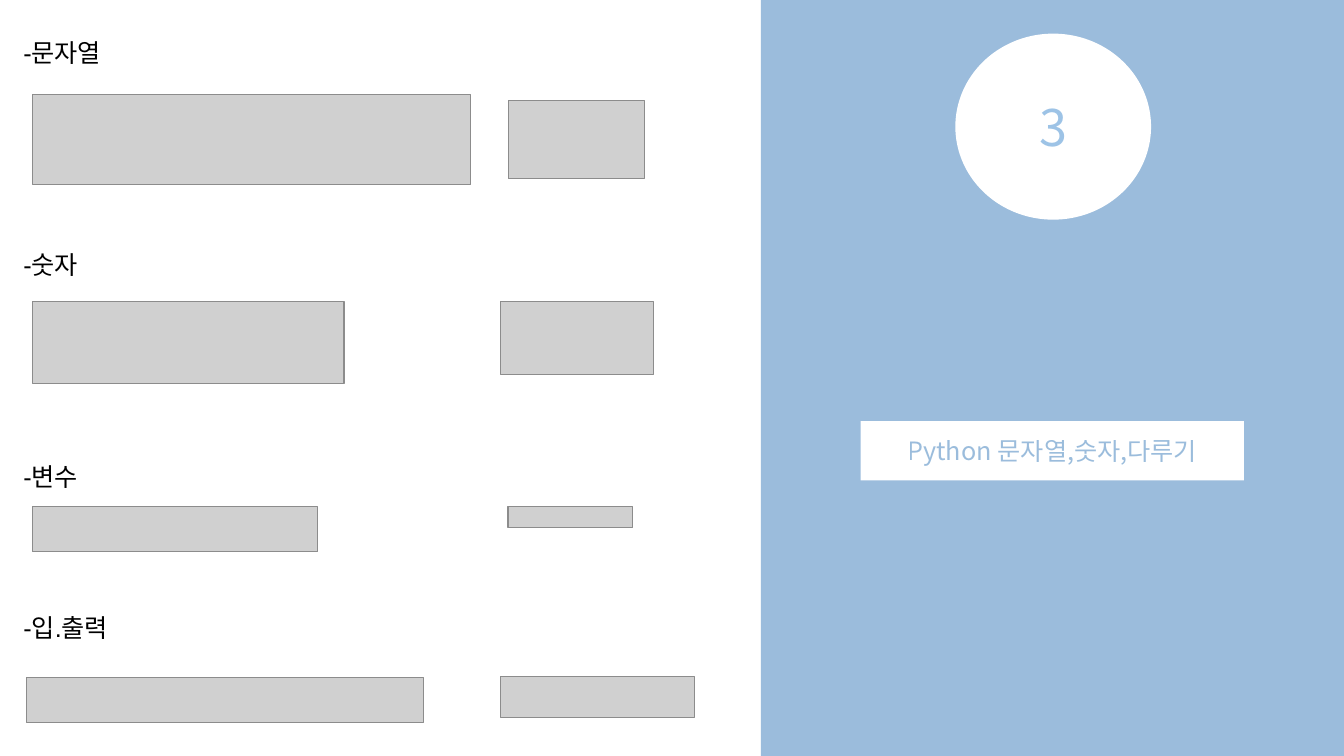
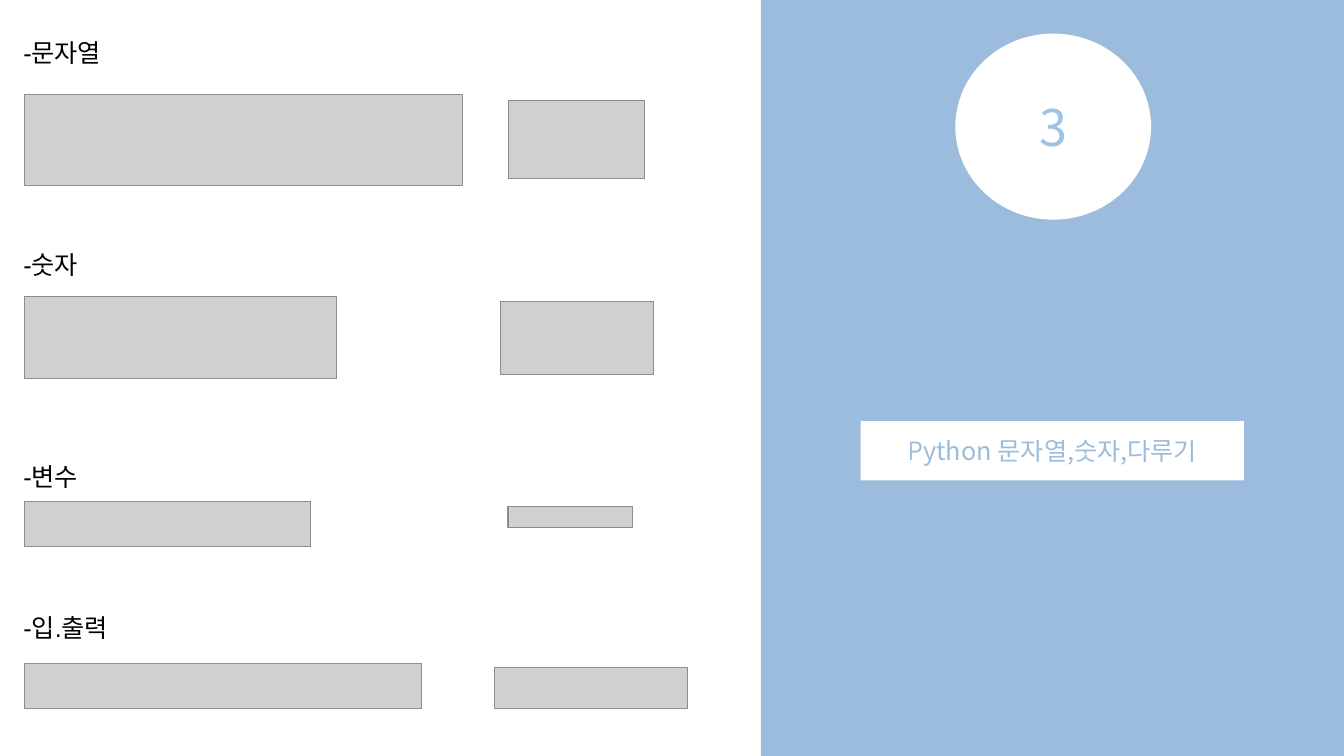
Before and after one commit to JangHongJoon/python_ppt, a slide deck: slide 4 of 파이썬_세미나_ppt_완료.pptx. Drawn at 1344x756 pixels with LibreOffice and Linux fonts; fonts in the diff are those of the drawing; grey boxes stand for pictures. Boxes give left, top, right and bottom in pixels: in the first picture for what was removed or moved away, otherwise in the second. Text is boxed around its words. In the diff, an @@ line names an element or a change of style, - is before the commit and + after.

```diff
--- a/파이썬_세미나_ppt_완료.pptx
+++ b/파이썬_세미나_ppt_완료.pptx
@@ picture: place and size @@
-picture at bbox=[32, 95, 470, 186]
+picture at bbox=[24, 95, 463, 186]
@@ picture: place and size @@
-picture at bbox=[32, 301, 344, 383]
+picture at bbox=[25, 296, 338, 378]
@@ picture: place and size @@
-picture at bbox=[32, 507, 318, 553]
+picture at bbox=[25, 501, 311, 546]
@@ picture: place and size @@
-picture at bbox=[26, 678, 423, 723]
+picture at bbox=[24, 663, 421, 709]
@@ picture: place and size @@
-picture at bbox=[501, 678, 695, 719]
+picture at bbox=[495, 667, 689, 709]
```
Also in this commit, not shown: 7 other slides changed.
